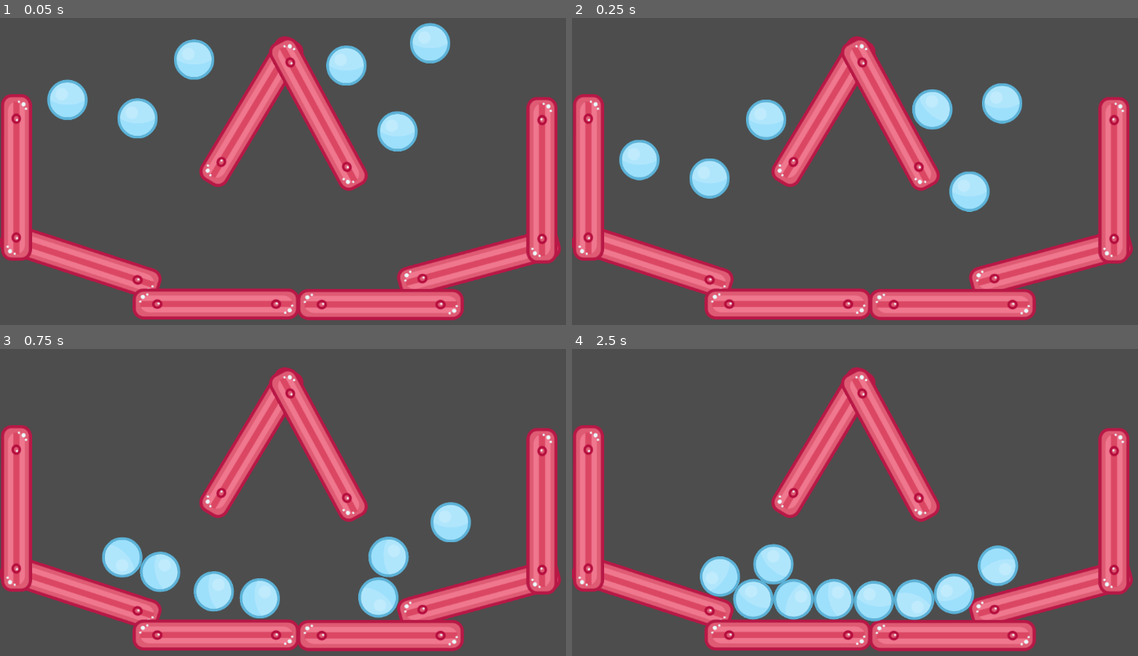
Above: before the commit, frames 1-4 (two rows, left to right).
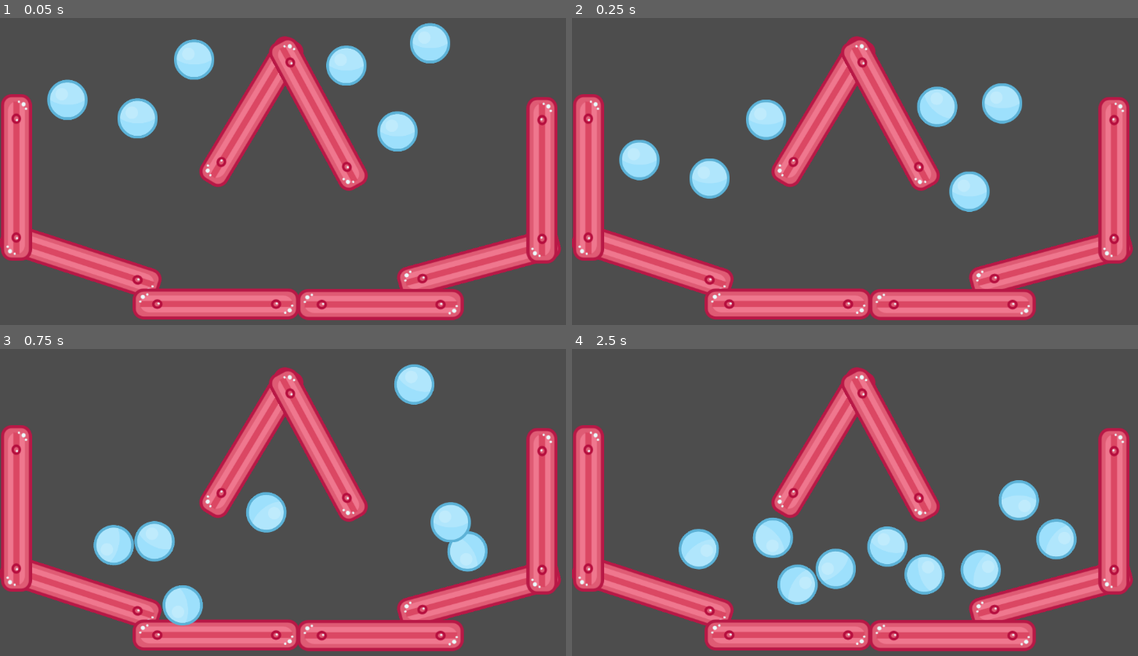
Above: after the commit, the same moments.

Repository: BenjaminLawrence/InstancingStarter
Game: Godot game, scene res://Main.tscn
The game is run twice, just before and just after one commit, with the same random seed, the same clock (stepped at 60 frames per second) and the same inputs.
Inputs (mouse positions are in pixels of both pictures, inside the frame that each line leads up to):
- Up to frame 1 (0.05 s): no input
- Up to frame 2 (0.25 s): no input
- Up to frame 3 (0.75 s): move the mouse to (452, 484) at 0.52 s; press the mouse at (452, 484) at 0.53 s
- Up to frame 4 (2.5 s): move the mouse to (758, 517) at 1.27 s; release the mouse at (758, 517) at 1.28 s; click (758, 517) at 1.35 s; move the mouse to (945, 422) at 2.02 s; press the mouse at (945, 422) at 2.03 s

Frame 1 is identical in both runs. In frame 2, 0.4% of the frame differs, in the area x 60-69%, y 22-37%; in frame 3, 8.0%; in frame 4, 11%, in the area x 18-90%, y 42-89%.

Commit message:
Made balls more bouncy

Diff:
--- a/Ball.tscn
+++ b/Ball.tscn
@@ -3,6 +3,7 @@
 [ext_resource type="Texture2D" uid="uid://dv6rx85s1gy3i" path="res://assets/ballBlue_10.png" id="1"]
 
 [sub_resource type="PhysicsMaterial" id="1"]
+bounce = 0.5
 
 [sub_resource type="CircleShape2D" id="2"]
 radius = 37.1452
